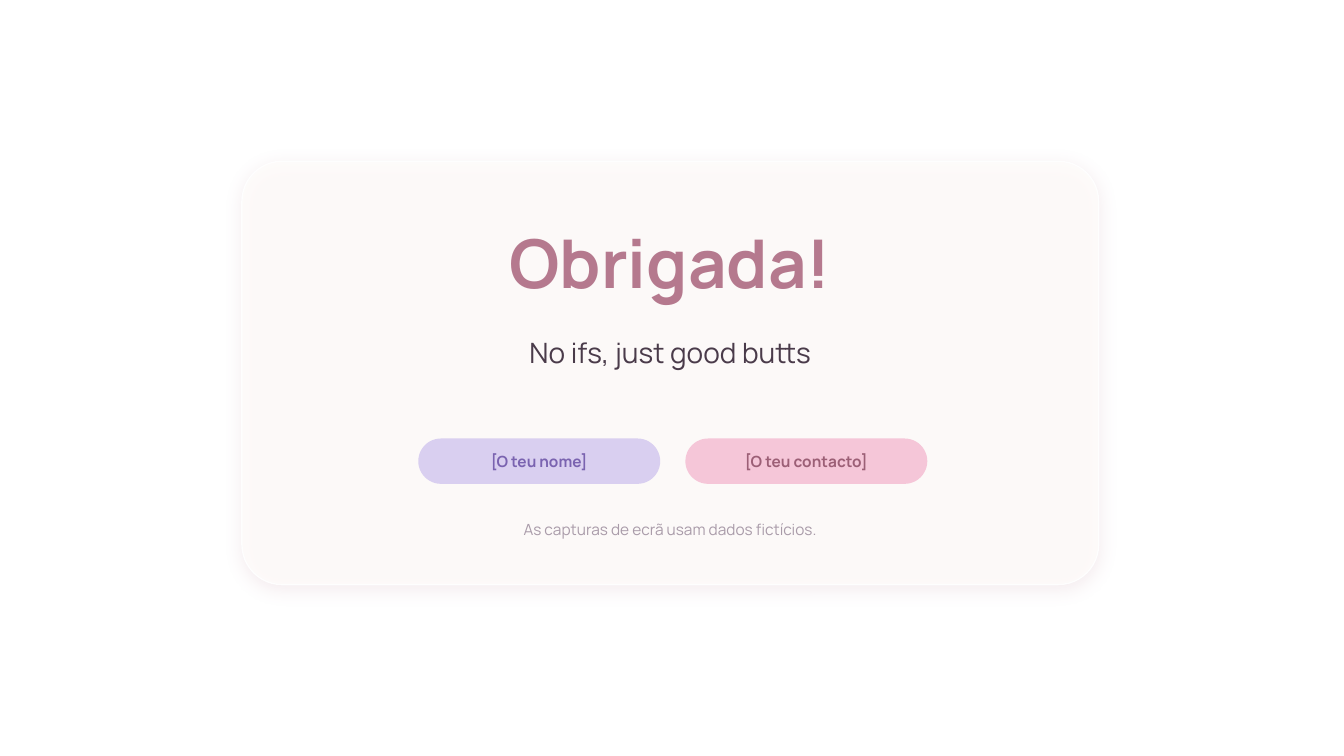
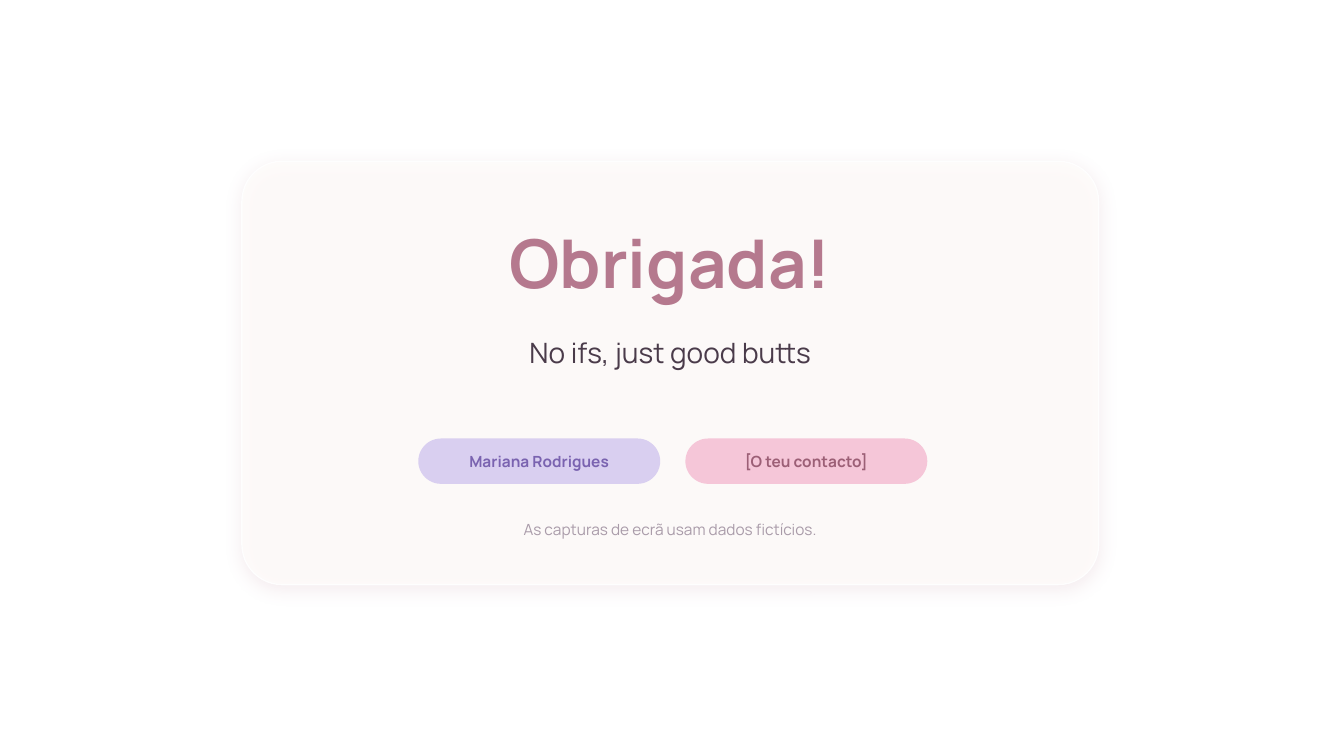
Before and after one commit to nauquero/nau-quero, a slide deck: slide 24 of NIJB-estudo-de-caso-completo.pptx (slide 28 before the commit). Drawn at 1344x756 pixels with LibreOffice and Linux fonts; fonts in the diff are those of the drawing; background and template pictures are left out. Boxes give left, top, right and bottom in pixels: in the first picture for what was removed or moved away, otherwise in the second. Text is boxed around its words. In the diff, an @@ line names an element or a change of style, - is before the commit and + after.

```diff
--- a/NIJB-estudo-de-caso-completo.pptx
+++ b/NIJB-estudo-de-caso-completo.pptx
@@ text at <box>469,456,608,471</box>: text changed @@
-[O teu nome]
+Mariana Rodrigues
```
Also in this commit, not shown: 13 other slides changed, 4 slides removed.
